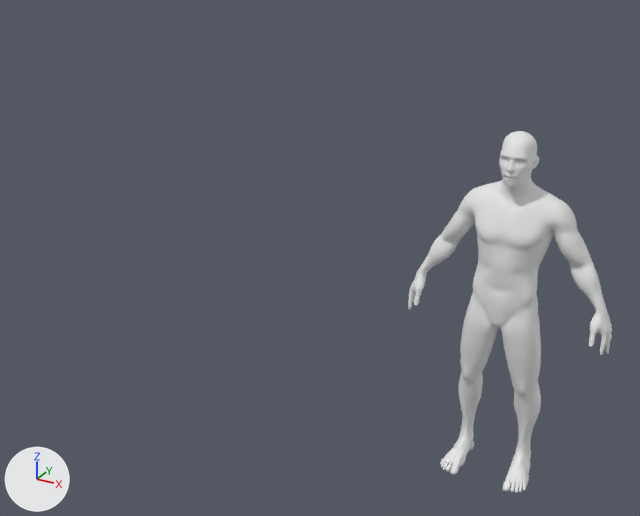
A saved change to the Blender file fbx/obj_fix/cenroom.blend.
Rendered twice from a camera (50 mm lens) standing at (3.04, -3.91, 2.97) and looking at (0.89, 0.0, 1.01). The axes (+X, +Y, +Z) are drawn at lower left. The lights are the same throughout. The same objects are shown in both versions, whatever each file hides.

The first picture shows 'Human_1.8_Meters_Group1'.
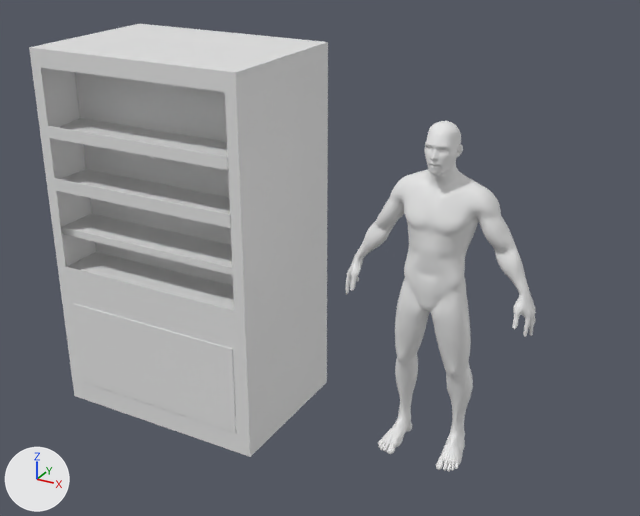
Diff of the bpy script that builds the scene:
```diff
--- a/fbx/obj_fix/cenroom.blend.py
+++ b/fbx/obj_fix/cenroom.blend.py
@@ me_큐브_007 @@
+me_큐브_007.from_pydata(...)  # 92 vertices, 87 faces; spans x -0.66..0.66, y -1.01..1.0, z -1.0..1.18
+me_큐브_007.materials.append(mat_default)  # white #e7e7e7
@@ ob_human_1_8_meters_group1 @@
 ob_human_1_8_meters_group1 = bpy.data.objects.new('Human_1.8_Meters_Group1', me_human_1_8_meters_group1)
-ob_human_1_8_meters_group1.location = (1.94, 0.0, 0.906)
+ob_human_1_8_meters_group1.location = (1.569, 0.0, 0.906)
 ob_human_1_8_meters_group1.rotation_euler = (1.571, 0.0, 0.0)  # degrees (90, 0, 0)
@@ ob_zz_001 @@
+ob_zz_001 = bpy.data.objects.new('ZZ.001', me_큐브_007)
+ob_zz_001.location = (0.027, 0.004, 0.911)
+ob_zz_001.scale = (1.0, 0.456, 1.0)
```

What differs and where, as boxes [x1, y1, x2, y2] in the pictures (640 x 516 px):
'ZZ.001', added: after [29, 24, 328, 457]
'Human_1.8_Meters_Group1', moved: before [408, 131, 612, 493]; after [345, 121, 536, 472]
